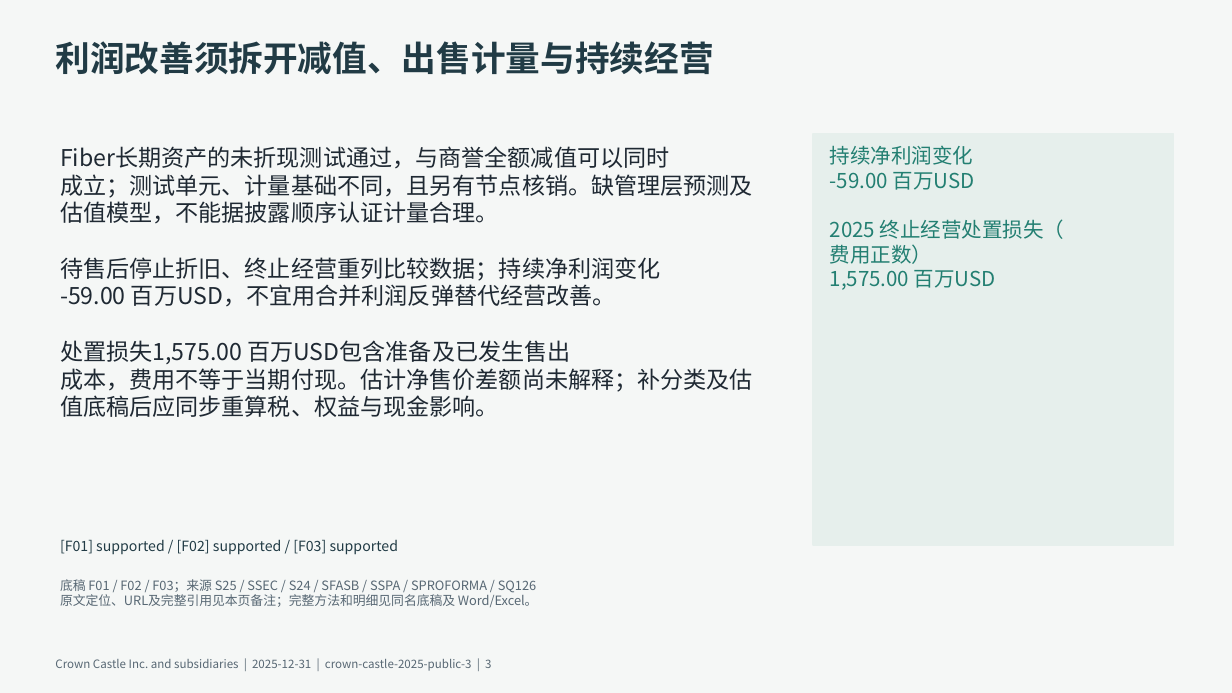
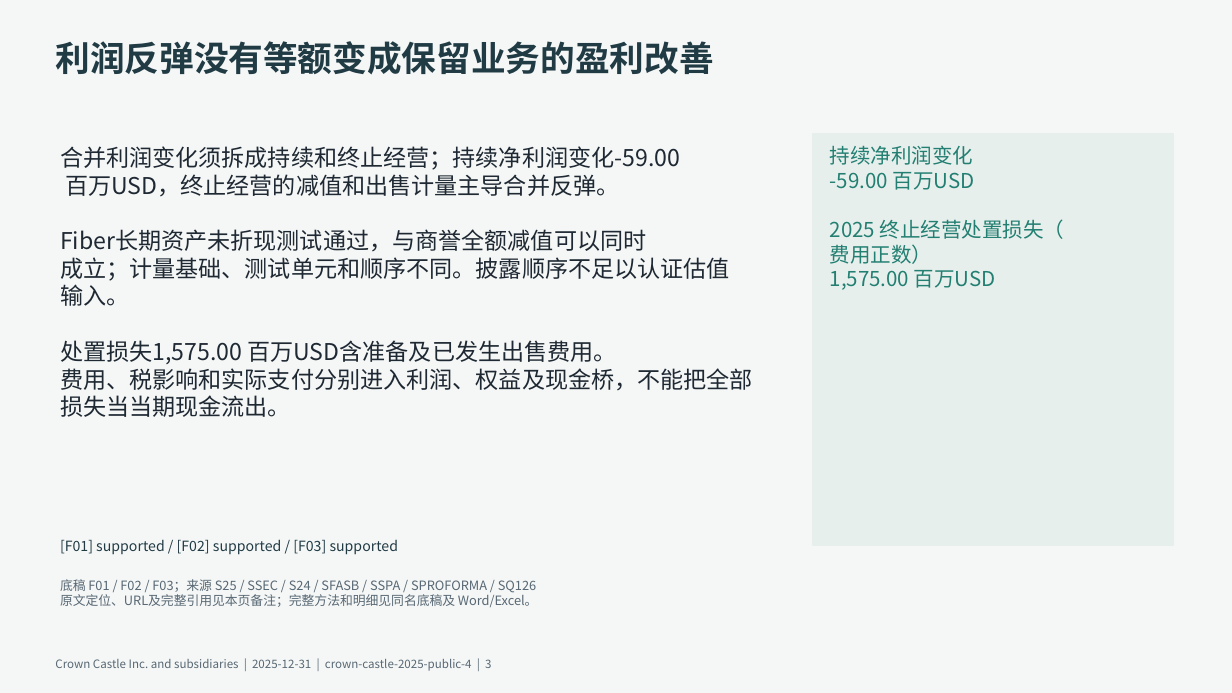
Before and after one commit to qingkongwanli0l/annual-report-analysis, a slide deck: slide 3 of examples/crown-castle-2025/deliverables/presentation.pptx. Drawn at 1232x693 pixels with LibreOffice and Linux fonts; fonts in the diff are those of the drawing. Boxes give left, top, right and bottom in pixels: in the first picture for what was removed or moved away, otherwise in the second. Text is boxed around its words. In the diff, an @@ line names an element or a change of style, - is before the commit and + after.

Commit message:
Complete Crown conditional credit case and recovery guidance

```diff
--- a/examples/crown-castle-2025/deliverables/presentation.pptx
+++ b/examples/crown-castle-2025/deliverables/presentation.pptx
@@ text at (55,41,713,75): text changed @@
-利润改善须拆开减值、出售计量与持续经营
+利润反弹没有等额变成保留业务的盈利改善
@@ text at (60,146,753,417): text changed @@
-Fiber长期资产的未折现测试通过，与商誉全额减值可以同时
-成立；测试单元、计量基础不同，且另有节点核销。缺管理层预测及
-估值模型，不能据披露顺序认证计量合理。
-待售后停止折旧、终止经营重列比较数据；持续净利润变化
--59.00 百万USD，不宜用合并利润反弹替代经营改善。
-处置损失1,575.00 百万USD包含准备及已发生售出
-成本，费用不等于当期付现。估计净售价差额尚未解释；补分类及估
-值底稿后应同步重算税、权益与现金影响。
+合并利润变化须拆成持续和终止经营；持续净利润变化-59.00
+百万USD，终止经营的减值和出售计量主导合并反弹。
+Fiber长期资产未折现测试通过，与商誉全额减值可以同时
+成立；计量基础、测试单元和顺序不同。披露顺序不足以认证估值
+输入。
+处置损失1,575.00 百万USD含准备及已发生出售费用。
+费用、税影响和实际支付分别进入利润、权益及现金桥，不能把全部
+损失当当期现金流出。
@@ text at (55,659,491,671): text changed @@
-Crown Castle Inc. and subsidiaries | 2025-12-31 | crown-castle-2025-public-3 | 3
+Crown Castle Inc. and subsidiaries | 2025-12-31 | crown-castle-2025-public-4 | 3
```
Also in this commit, not shown: 7 other slides changed, 8 slides added, 1 slide removed, 11 other files.
